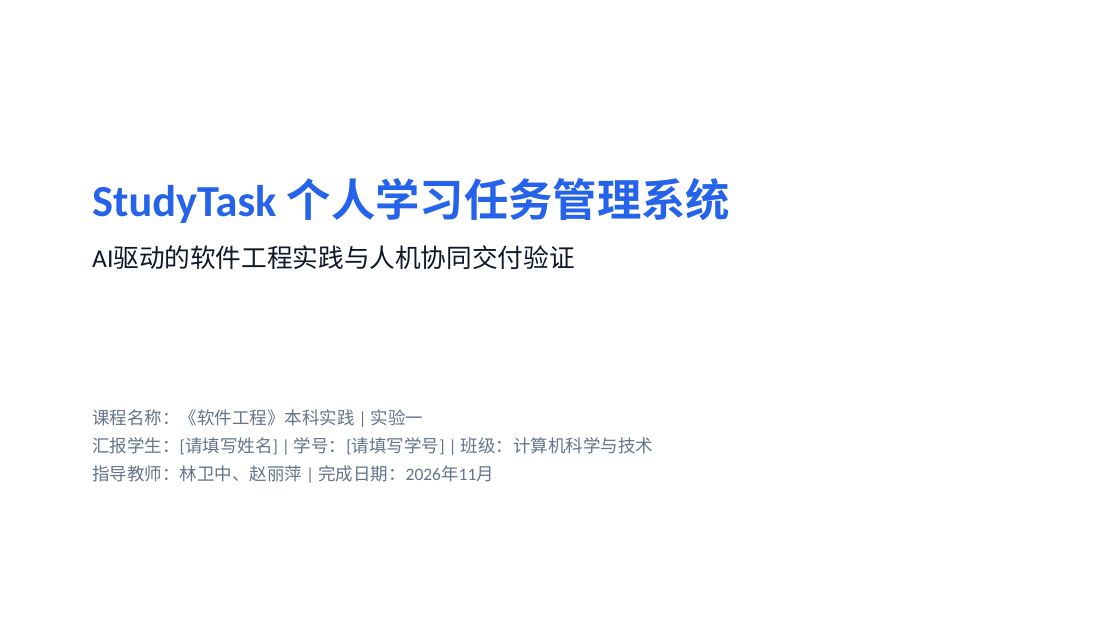
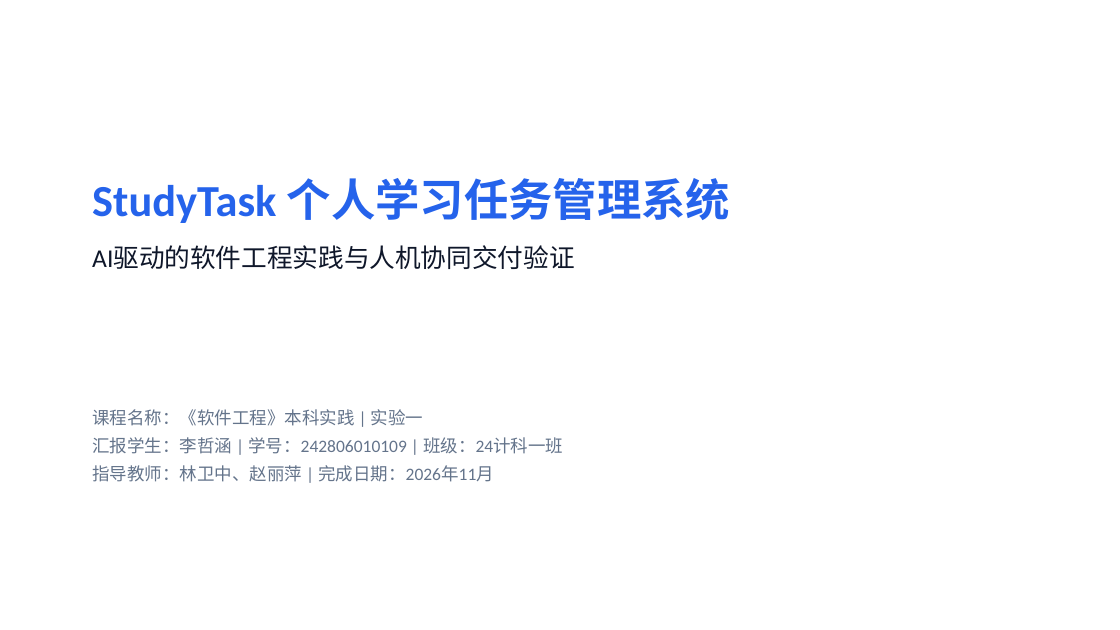
Before and after one commit to ZH0606862/StudyTask, a slide deck: slide 1 of docs/实验一答辩演示_StudyTask.pptx. Drawn at 1120x630 pixels with LibreOffice and Linux fonts; fonts in the diff are those of the drawing. Boxes give left, top, right and bottom in pixels: in the first picture for what was removed or moved away, otherwise in the second. Text is boxed around its words. In the diff, an @@ line names an element or a change of style, - is before the commit and + after.

```diff
--- a/docs/实验一答辩演示_StudyTask.pptx
+++ b/docs/实验一答辩演示_StudyTask.pptx
@@ text at bbox=[92, 437, 563, 454]: text changed @@
-汇报学生：[请填写姓名] | 学号：[请填写学号] | 班级：计算机科学与技术
+汇报学生：李哲涵 | 学号：242806010109 | 班级：24计科一班
```
Also in this commit, not shown: 4 other files.
